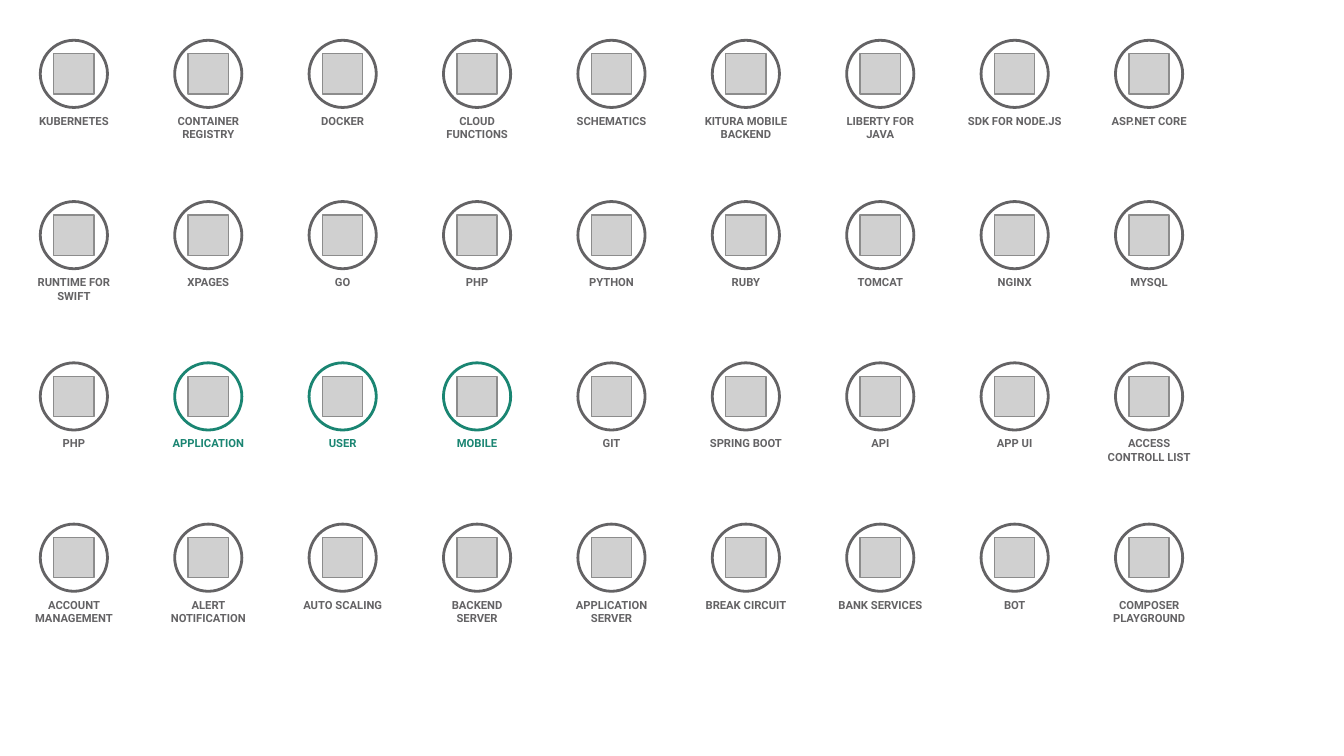
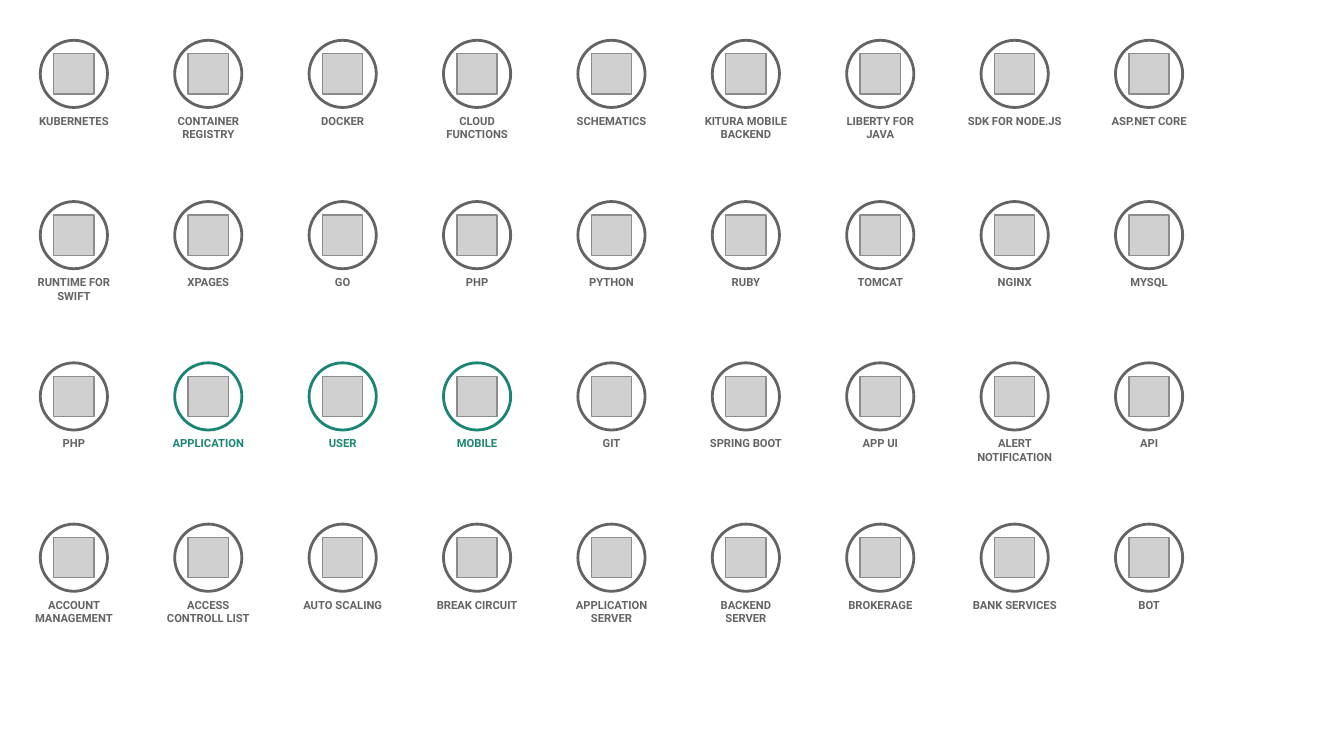
Before and after one commit to l2fprod/myarchitecture, a slide deck: slide 8 of mycatalog-architecture-diagram-template.pptx. Drawn at 1344x756 pixels with LibreOffice and Linux fonts; fonts in the diff are those of the drawing; grey boxes stand for pictures. Boxes give left, top, right and bottom in pixels: in the first picture for what was removed or moved away, otherwise in the second. Text is boxed around its words. In the diff, an @@ line names an element or a change of style, - is before the commit and + after.

Commit message:
new deck

```diff
--- a/mycatalog-architecture-diagram-template.pptx
+++ b/mycatalog-architecture-diagram-template.pptx
@@ text "APP UI": place and size @@
-text "APP UI" at (997, 439, 1033, 447)
+text "APP UI" at (863, 439, 898, 447)
@@ text removed at (871, 439, 889, 447) @@
-API
@@ text added at (977, 439, 1052, 461), 6 pt, text #646365, bold @@
+ALERT NOTIFICATION
@@ text at (1140, 439, 1158, 447): text changed @@
-ACCESS CONTROLL LIST
+API
@@ text "BANK SERVICES": place and size @@
-text "BANK SERVICES" at (838, 601, 922, 609)
+text "BANK SERVICES" at (973, 601, 1056, 609)
@@ text "BOT": place and size @@
-text "BOT" at (1004, 601, 1025, 609)
+text "BOT" at (1138, 601, 1159, 609)
@@ text at (167, 601, 250, 622): text changed @@
-ALERT NOTIFICATION
+ACCESS CONTROLL LIST
@@ text at (437, 601, 518, 609): text changed @@
-BACKEND SERVER
+BREAK CIRCUIT
@@ text at (721, 601, 772, 622): text changed @@
-BREAK CIRCUIT
+BACKEND SERVER
@@ text added at (848, 601, 912, 609), 6 pt, text #646365, bold @@
+BROKERAGE
@@ text removed at (1113, 601, 1185, 622) @@
-COMPOSER PLAYGROUND
```
Also in this commit, not shown: 8 other slides changed.
